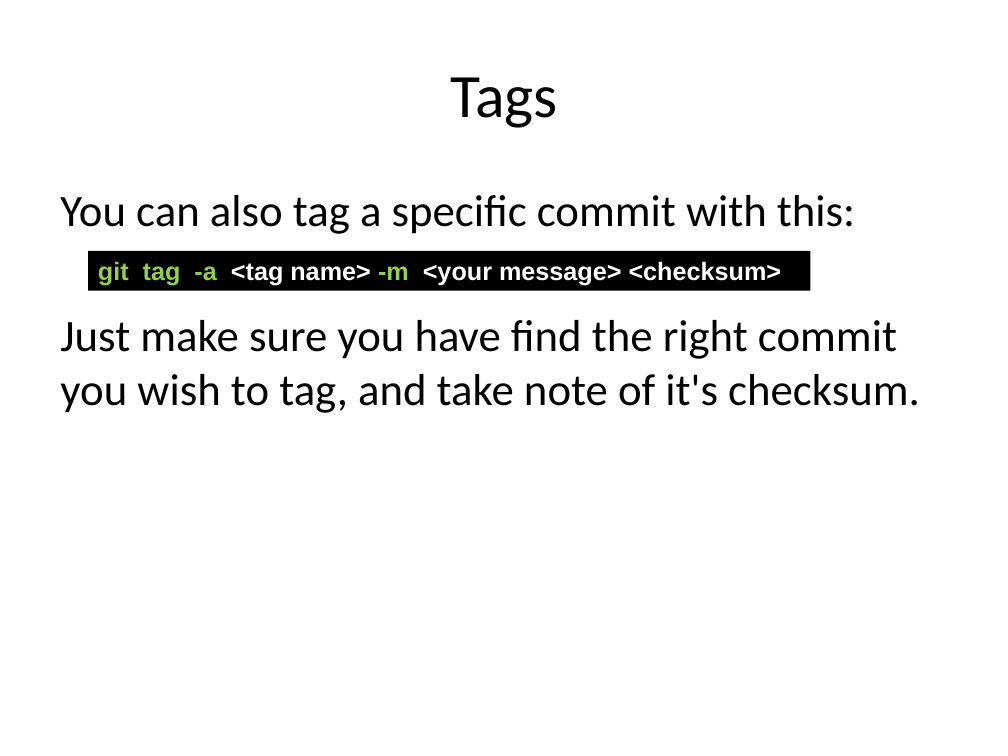
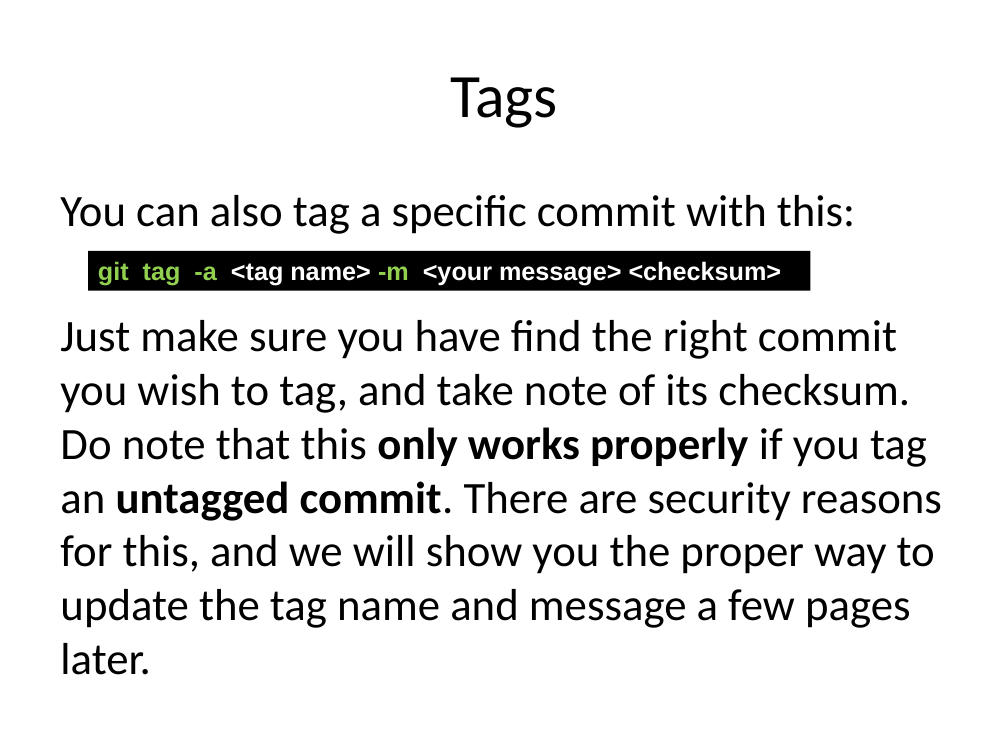
Before and after one commit to JaceTan/programming-notes, a slide deck: slide 4 of Tags and Versioning.pptx. Drawn at 1008x756 pixels with LibreOffice and Linux fonts; fonts in the diff are those of the drawing. Boxes give left, top, right and bottom in pixels: in the first picture for what was removed or moved away, otherwise in the second. Text is boxed around its words. In the diff, an @@ line names an element or a change of style, - is before the commit and + after.

Commit message:
CRUD for Tags complete

```diff
--- a/Tags and Versioning.pptx
+++ b/Tags and Versioning.pptx
@@ text at (x1=60, y1=320, x2=942, y2=675): text changed @@
-Just make sure you have find the right commit you wish to tag, and take note of it's checksum.
+Just make sure you have find the right commit you wish to tag, and take note of its checksum. Do note that this only works properly if you tag an untagged commit. There are security reasons for this, and we will show you the proper way to update the tag name and message a few pages later.
```
Also in this commit, not shown: 1 other slide changed, 2 slides added.
